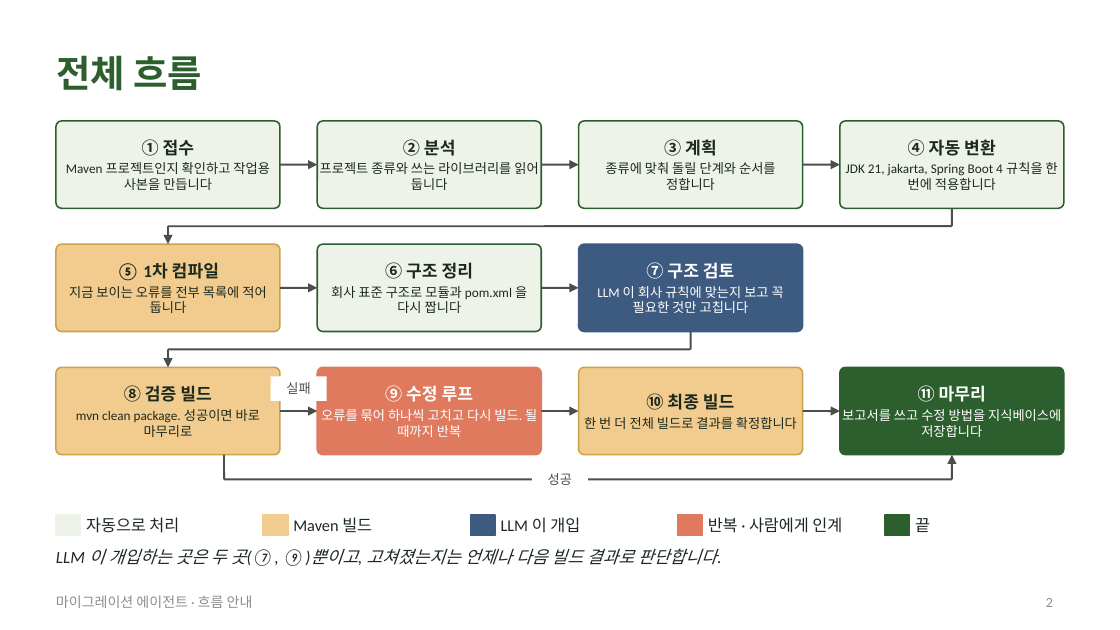
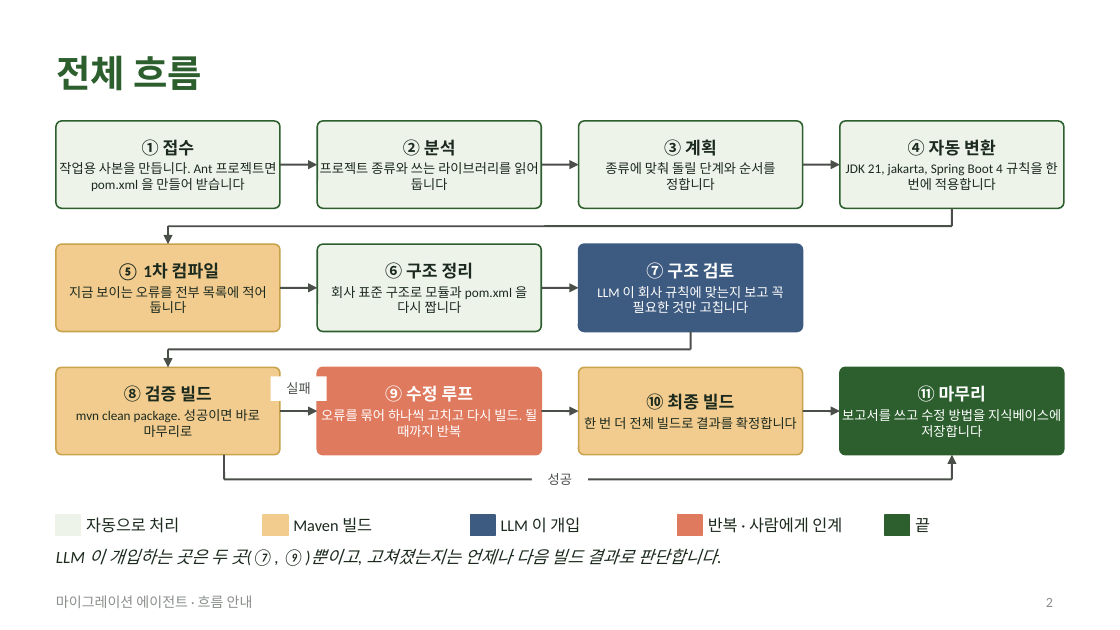
Before and after one commit to acandiatale/tutu, a slide deck: slide 2 of docs/migration-agent/migration-agent.pptx. Drawn at 1120x630 pixels with LibreOffice and Linux fonts; fonts in the diff are those of the drawing. Boxes give left, top, right and bottom in pixels: in the first picture for what was removed or moved away, otherwise in the second. Text is boxed around its words. In the diff, an @@ line names an element or a change of style, - is before the commit and + after.

```diff
--- a/docs/migration-agent/migration-agent.pptx
+++ b/docs/migration-agent/migration-agent.pptx
@@ text in rounded rectangle at box(59, 162, 277, 191): text changed @@
-Maven 프로젝트인지 확인하고 작업용 사본을 만듭니다
+작업용 사본을 만듭니다. Ant 프로젝트면 pom.xml 을 만들어 받습니다
```
Also in this commit, not shown: 1 other slide changed, 43 other files.
